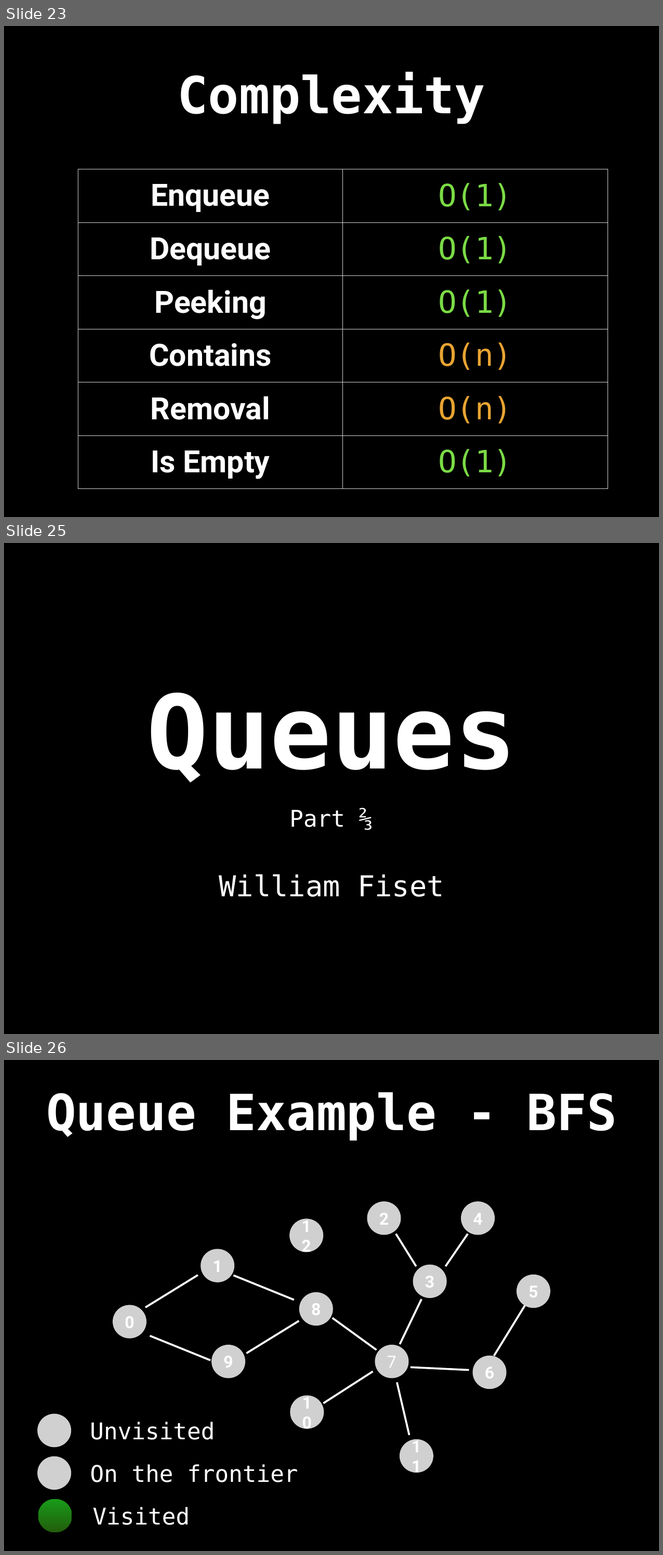
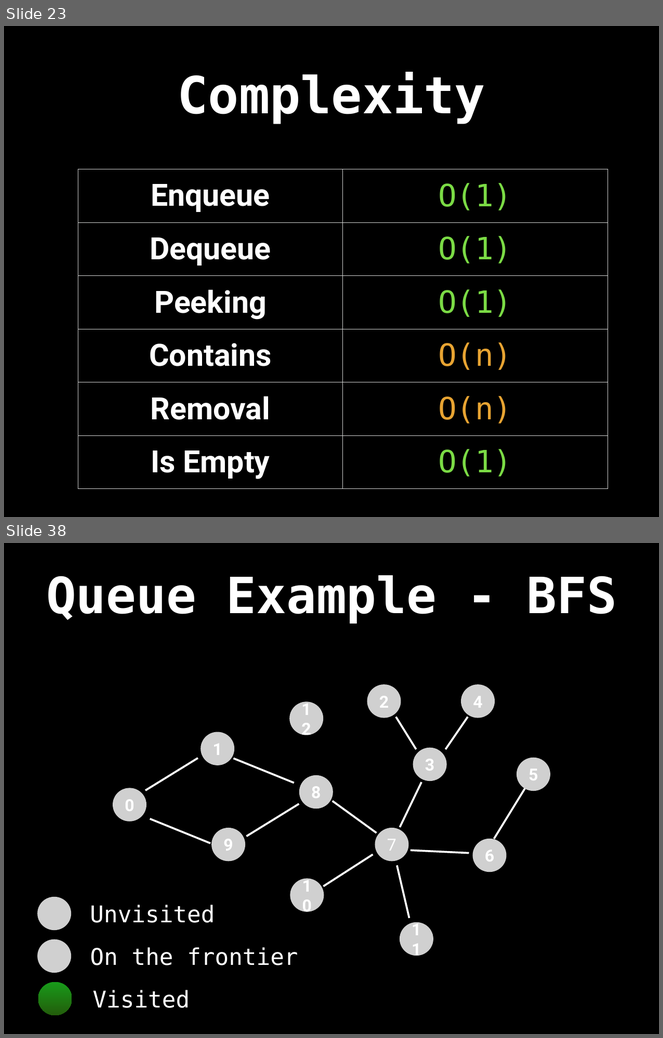
Before and after one commit to williamfiset/DEPRECATED-data-structures, a slide deck: Queue/presentation/Queue.pptx. Shown one above the other, each under a label of ours: slides 23, 25 and 26 before the commit, slides 23 and 38 after it; the slides between them are not shown. The pictures are 663x1555 and 663x1038 pixels, drawn with LibreOffice and Linux fonts; fonts in the diff are those of the drawing; grey boxes stand for pictures. Boxes give left, top, right and bottom in pixels: in the first picture for what was removed or moved away, otherwise in the second. Text is boxed around its words. In the diff, an @@ line names an element or a change of style, - is before the commit and + after.

Commit message:
Updated Queue slides

```diff
--- a/Queue/presentation/Queue.pptx
+++ b/Queue/presentation/Queue.pptx
@@ slide 25 removed at (4,543,659,1034), background #000000 @@
@@ title removed at (147,693,517,783) @@
-Queues
@@ text removed at (289,809,373,830) @@
-Part ⅔
@@ subtitle removed at (219,874,444,897) @@
-William Fiset
@@ what was slide 26 is now slide 38 @@
```
Also in this commit, not shown: 1 slide changed, 1 slide added, 6 other slides removed, 2 other files.
